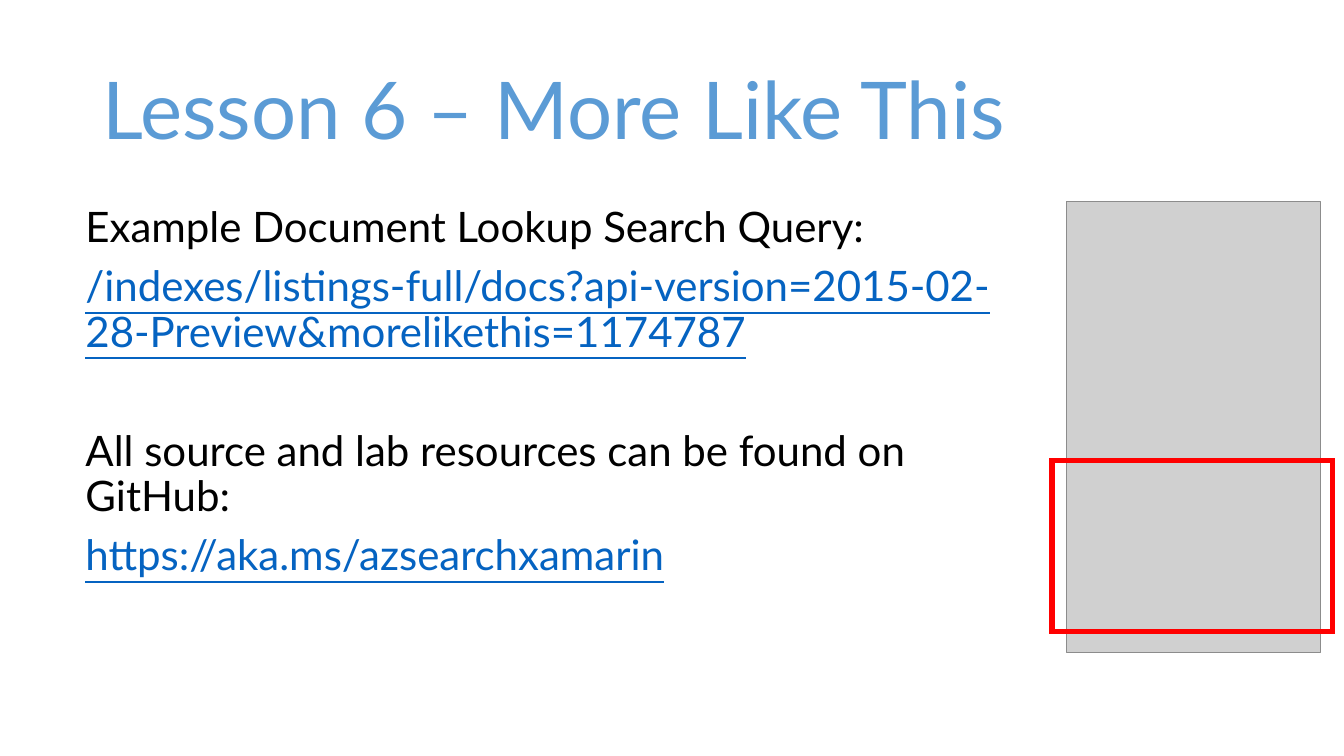
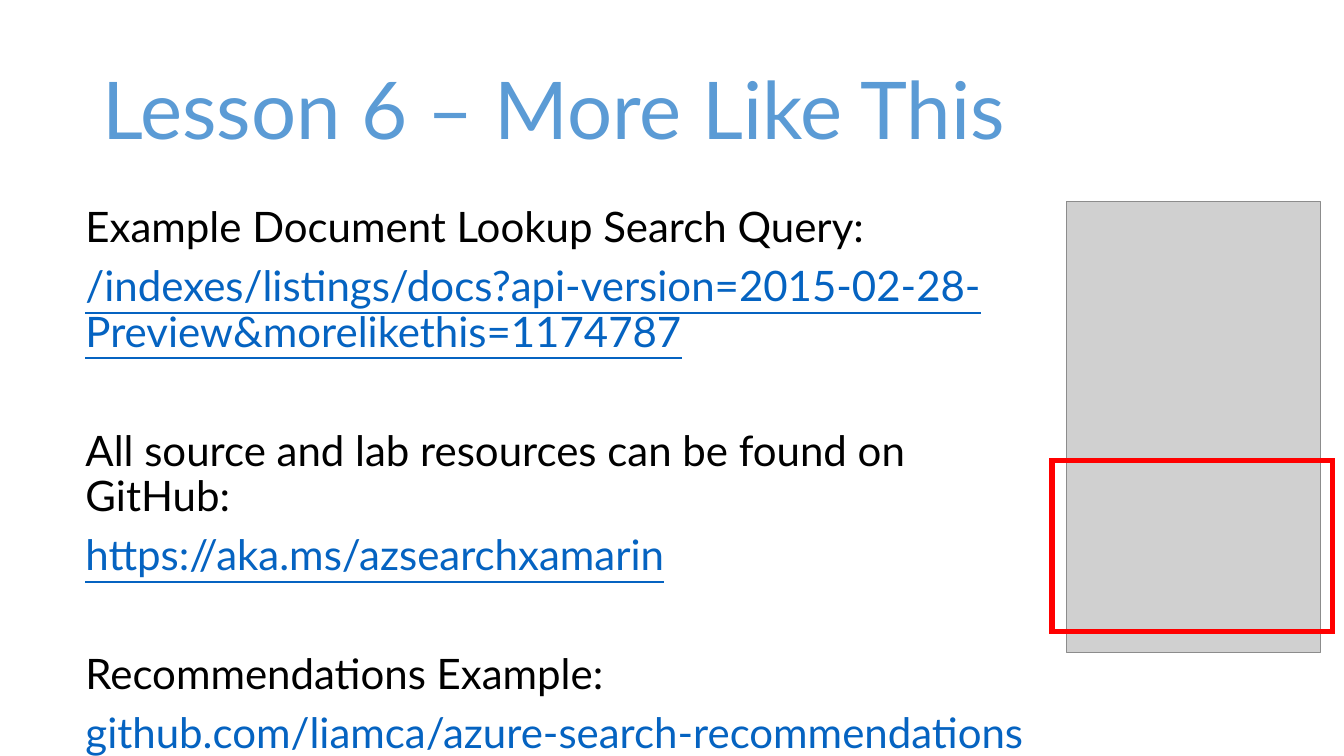
Before and after one commit to liamca/RealEstateXamarinAndroidDemo, a slide deck: slide 31 of Xamarin Azure Search Tutorial.pptx. Drawn at 1344x756 pixels with LibreOffice and Linux fonts; fonts in the diff are those of the drawing; grey boxes stand for pictures. Boxes give left, top, right and bottom in pixels: in the first picture for what was removed or moved away, otherwise in the second. Text is boxed around its words. In the diff, an @@ line names an element or a change of style, - is before the commit and + after.

Commit message:
Lessons

```diff
--- a/Xamarin Azure Search Tutorial.pptx
+++ b/Xamarin Azure Search Tutorial.pptx
@@ text at (x1=85, y1=270, x2=980, y2=348): text changed @@
-/indexes/listings-full/docs?api-version=2015-02-28-Preview&morelikethis=1174787
+/indexes/listings/docs?api-version=2015-02-28-Preview&morelikethis=1174787
@@ text at (x1=85, y1=658, x2=1023, y2=756): paragraphs added @@
+Recommendations Example:
+github.com/liamca/azure-search-recommendations
```
Also in this commit, not shown: 21 other files.
